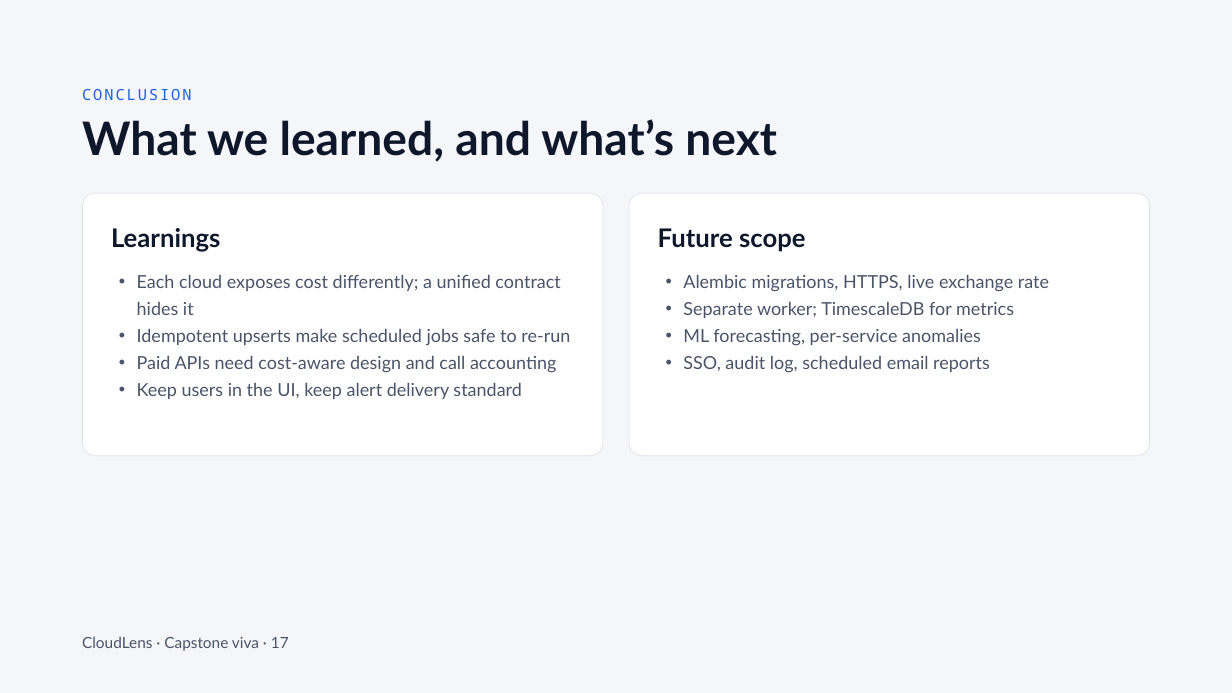
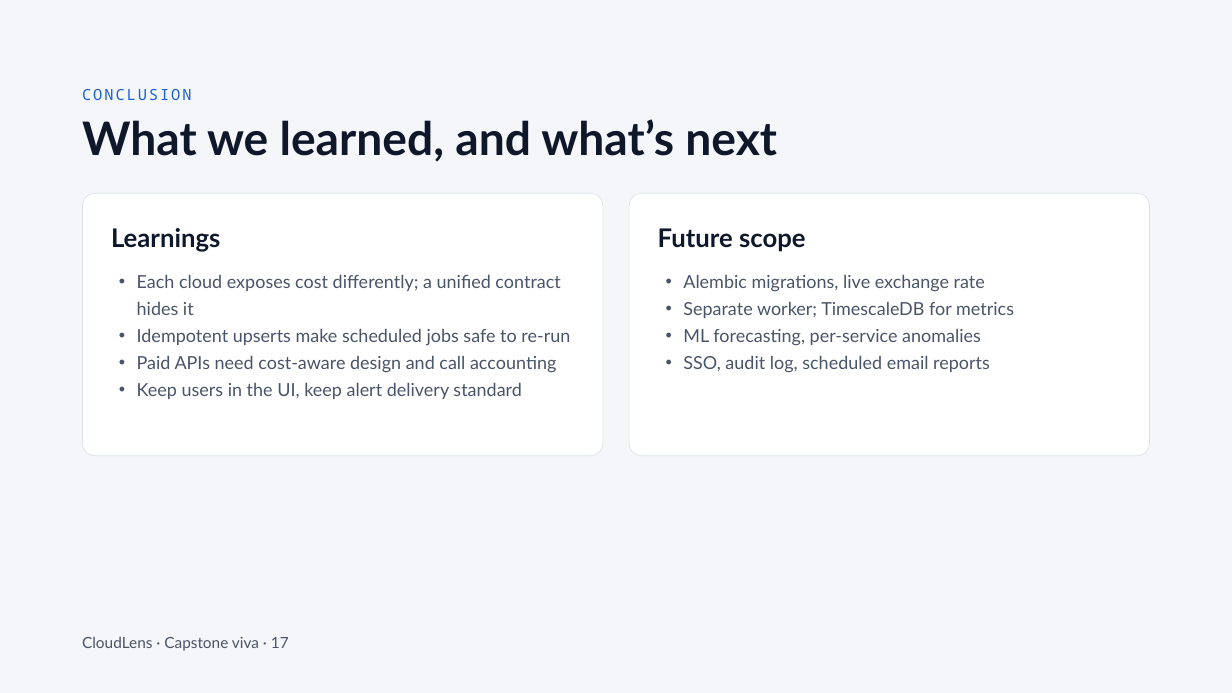
Before and after one commit to sripati/CloudLens, a slide deck: slide 17 of docs/presentation/CloudLens DevOps Dashboard for Resource and Cost Monitoring.pptx. Drawn at 1232x693 pixels with LibreOffice and Linux fonts; fonts in the diff are those of the drawing. Boxes give left, top, right and bottom in pixels: in the first picture for what was removed or moved away, otherwise in the second. Text is boxed around its words. In the diff, an @@ line names an element or a change of style, - is before the commit and + after.

```diff
--- a/docs/presentation/CloudLens DevOps Dashboard for Resource and Cost Monitoring.pptx
+++ b/docs/presentation/CloudLens DevOps Dashboard for Resource and Cost Monitoring.pptx
@@ text at [683, 274, 985, 292]: text changed @@
-• Alembic migrations, HTTPS, live exchange rate
+• Alembic migrations, live exchange rate
```
Also in this commit, not shown: 3 other slides changed, 17 other files.
